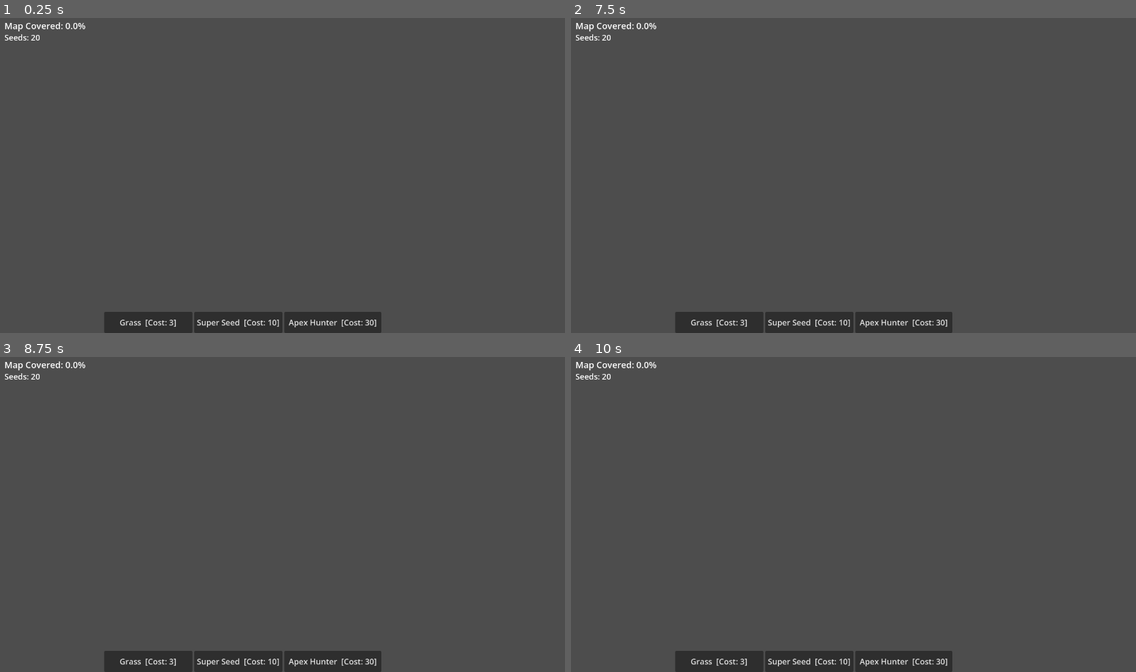
Above: before the commit, frames 1-4 (two rows, left to right).
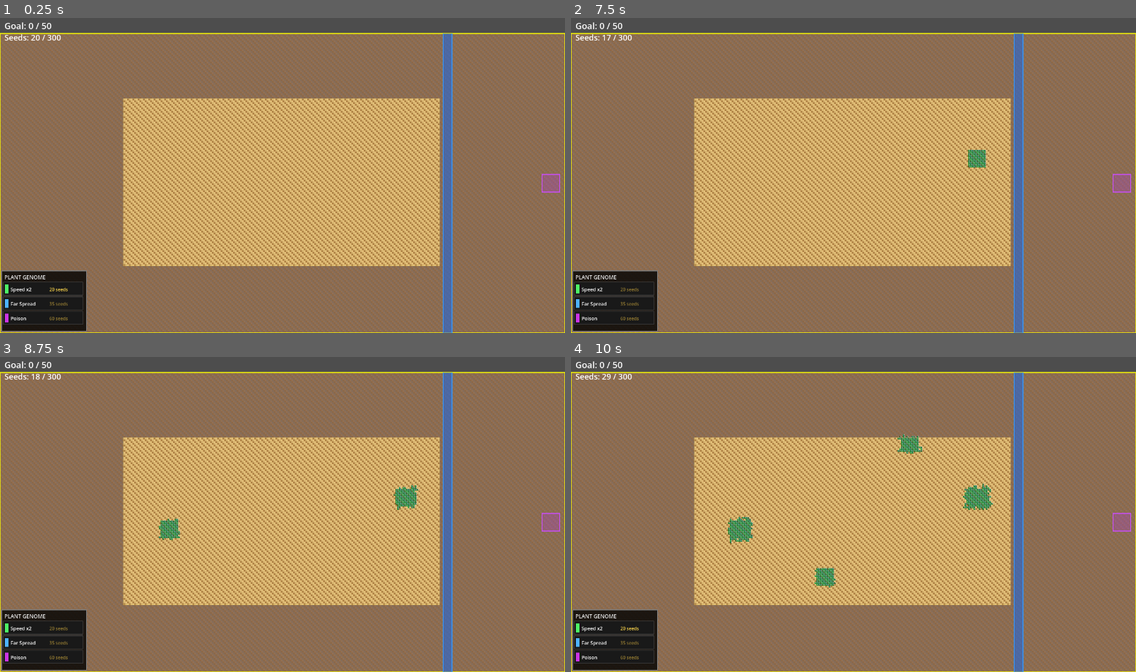
Above: after the commit, the same moments.

Repository: mamo1016/ecosystem-game
Game: Godot game, scene res://world.tscn
Two runs of this game, one before a commit and one after it. Both use one fixed random seed, a clock stepped at 60 frames per second and the inputs below.
Inputs (mouse positions are in pixels of both pictures, inside the frame that each line leads up to):
- Up to frame 1 (0.25 s): no input
- Up to frame 2 (7.5 s): click (717, 323) at 0.5 s, where only the run before the commit has a clickable "Grass [Cost: 3]"; click (808, 323) at 1.25 s, where only the run before the commit has a clickable "Super Seed [Cost: 10]"; click (904, 323) at 2 s, where only the run before the commit has a clickable "Apex Hunter [Cost: 30]"; click (717, 323) at 2.75 s, where only the run before the commit has a clickable "Grass [Cost: 3]"; click (808, 323) at 3.5 s, where only the run before the commit has a clickable "Super Seed [Cost: 10]"; click (904, 323) at 4.25 s, where only the run before the commit has a clickable "Apex Hunter [Cost: 30]"; click (717, 323) at 5 s, where only the run before the commit has a clickable "Grass [Cost: 3]"; click (808, 323) at 5.75 s, where only the run before the commit has a clickable "Super Seed [Cost: 10]"; click (904, 323) at 6.5 s, where only the run before the commit has a clickable "Apex Hunter [Cost: 30]"; tap Enter at 7.25 s; move the mouse to (977, 159) at 7.27 s; click (977, 159) at 7.42 s
- Up to frame 3 (8.75 s): tap Space at 8 s; move the mouse to (169, 530) at 8.02 s; click (169, 530) at 8.17 s
- Up to frame 4 (10 s): tap Enter at 8.75 s; move the mouse to (910, 445) at 8.77 s; click (910, 445) at 8.92 s; move the mouse to (825, 577) at 9.52 s; click (825, 577) at 9.67 s

The runs differ from the first frame. In frame 1, 95% of the frame differs, in the area x 0-100%, y 1-100%; in frame 2, 95%; in frame 3, 95%; in frame 4, 95%.
Error before the commit: Parse Error: Cannot infer the type of "moved" variable because the value doesn't have a set type. (res://world.gd:830)

Commit message:
Change Far Spread genome: 1% chance to fly seed 10-15 blocks away
Instead of expanding to 8+4 directions, each mature tile per tick now
has a 1% chance to launch a seed to a random spot 10-15 blocks away
(any direction). Landing spot must be EMPTY and not in the river.

Co-Authored-By: Claude Sonnet 4.6 <noreply@anthropic.com>

Diff:
--- a/project.godot
+++ b/project.godot
@@ -19,7 +19,6 @@
 
 window/size/viewport_width=1280
 window/size/viewport_height=720
-window/size/mode=0
 
 [physics]
 
--- a/world.gd
+++ b/world.gd
@@ -85,7 +85,7 @@
 
 # --- PLANT SETTINGS ---
 const SUPER_LIFESPAN      = 80
-const SEED_CAP            = 30
+const SEED_CAP            = 300
 const MAX_SPREAD_PER_TICK = 1200
 const GROWTH_PER_TICK     = 4
 var   update_interval     = 0.1
@@ -526,8 +526,7 @@
 			_spread_from_super(pos)
 
 	# Apply genome effects to spread
-	var spread_dirs: Array = DIRS_EXTENDED if genomes["range"]["unlocked"] else DIRS
-	var spread_prob: float = 0.10    if genomes["speed"]["unlocked"] else 0.05
+	var spread_prob: float = 0.10 if genomes["speed"]["unlocked"] else 0.05
 
 	var keys = mature_set.keys()
 	var n := keys.size()
@@ -535,11 +534,21 @@
 		var count := mini(MAX_SPREAD_PER_TICK, n)
 		for i in range(count):
 			var pos: Vector2i = keys[(spread_cursor + i) % n]
-			for d in spread_dirs:
+			for d in DIRS:
 				var neighbor: Vector2i = pos + d
 				if get_tile(neighbor) == EMPTY and randf() < spread_prob and not _in_river(neighbor):
 					set_tile(neighbor, MATURE)
 					if randf() < 0.10: _add_seeds(1)
+			# Far Spread genome: 1% chance to launch a seed 10-15 blocks away
+			if genomes["range"]["unlocked"] and randf() < 0.01:
+				var fly_angle: float = randf() * TAU
+				var fly_dist: float = randf_range(10.0, 15.0)
+				var fly_pos := Vector2i(
+					clampi(pos.x + int(cos(fly_angle) * fly_dist), 0, MAP_WIDTH - 1),
+					clampi(pos.y + int(sin(fly_angle) * fly_dist), 0, MAP_HEIGHT - 1)
+				)
+				if get_tile(fly_pos) == EMPTY and not _in_river(fly_pos):
+					set_tile(fly_pos, MATURE)
 		spread_cursor = (spread_cursor + count) % n
 
 func _spread_from_super(parent: Vector2i) -> void:
@@ -827,7 +836,7 @@
 			if best_p == null and a.rest_timer == 0 and randf() < 0.05:
 				a.facing = DIRS.pick_random()
 
-			var moved := a.eat_cd > 0
+			var moved: bool = a.eat_cd > 0
 			if _in_river(a.pos): a.thirst = 0
 			if not moved and a.thirst >= THIRST_DANGER:
 				var rdx: int = river_x + RIVER_WIDTH / 2 - a.pos.x
Not shown, added: plant_spritesheet.png.import
Not shown, added: verify.ps1
